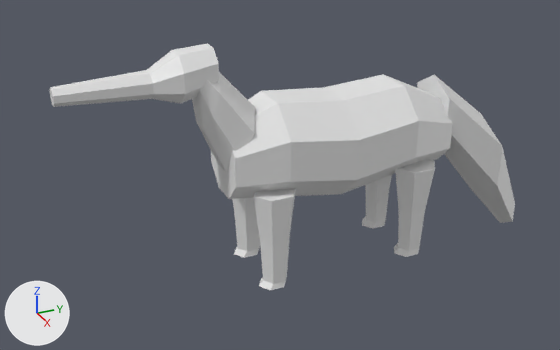
Renders of the OBJ model data/animals/tamandua/idle/0.obj from each side of a commit.
Both versions are drawn from a 50 mm camera at (2.306, -1.245, 1.574) aimed at (-0.03, -0.193, 0.406). The lights are fixed; the arrows at lower left show +X, +Y and +Z. The first picture is the older version. Where no turn or scale is listed for an object, it has been applied to the vertices.

Names of what the first picture shows: 'tamandua_idle_0'.
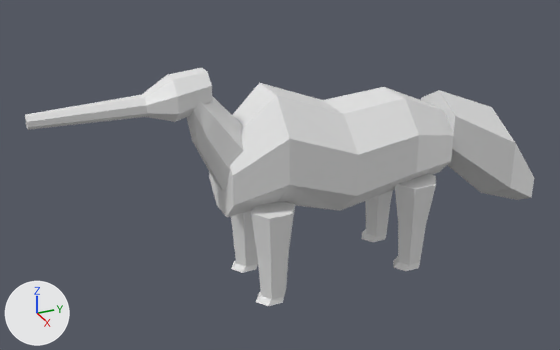
The edits, one by one:
me_tamandua_idle_0 is used by ob_tamandua_idle_0; location (0.0, 0.0, 0.0).
me_tamandua_idle_0 had 226 vertices, 420 faces and spanned x -0.19..0.19, y -0.96..0.83, z 0.0..0.92.
me_tamandua_idle_0 now has 226 vertices, 420 faces and spans x -0.19..0.19, y -1.04..0.91, z 0.0..0.84.
me_tamandua_idle_0 part 1: the loose piece of 26 vertices spanning x -0.18..-0.06, y -0.36..-0.2, z 0.06..0.42 is moved by (0.0, -0.01, -0.06).
me_tamandua_idle_0 part 2: the loose piece of 26 vertices spanning x 0.06..0.18, y -0.36..-0.2, z 0.06..0.42 is moved by (0.0, -0.01, -0.06).
me_tamandua_idle_0 part 3: the loose piece of 26 vertices spanning x -0.19..-0.06, y 0.2..0.37, z 0.06..0.42 is moved by (0.0, 0.01, -0.06).
me_tamandua_idle_0 part 4: the loose piece of 26 vertices spanning x 0.06..0.19, y 0.2..0.37, z 0.06..0.42 is moved by (0.0, 0.01, -0.06).
me_tamandua_idle_0 part 5: the loose piece of 26 vertices spanning x -0.11..0.11, y -0.52..-0.32, z 0.48..0.9 is moved by (0.0, -0.02, -0.07).
me_tamandua_idle_0 part 6: 96 of 226 vertices moved; they spanned x -0.19..0.19, y -0.96..0.83, z 0.0..0.92 and now span x -0.19..0.19, y -1.04..0.91, z 0.09..0.84; mean shift (0.0, 0.0, -0.04); largest move (0.0, 0.83, 0.17) -> (0.0, 0.91, 0.28).

Where the change shows, as pixel boxes (x1, y1, x2, y2) in the pictures (560 x 350 px; the box of a moved part takes in the faces that stretch with it):
'tamandua_idle_0', reshaped (9% wider): before (50, 43, 515, 290); after (25, 68, 534, 306)
part 1 of me_tamandua_idle_0, moved or reshaped: before (232, 198, 260, 258); after (231, 211, 258, 273)
part 2 of me_tamandua_idle_0, moved or reshaped: before (254, 189, 296, 290); after (251, 202, 295, 306)
part 3 of me_tamandua_idle_0, moved or reshaped: before (362, 175, 392, 229); after (361, 190, 393, 242)
part 4 of me_tamandua_idle_0, moved or reshaped: before (394, 159, 435, 257); after (393, 174, 436, 271)
part 5 of me_tamandua_idle_0, moved or reshaped: before (192, 72, 255, 174); after (187, 96, 244, 191)
part 6 of me_tamandua_idle_0, moved or reshaped: before (50, 43, 515, 223); after (25, 68, 534, 217)
